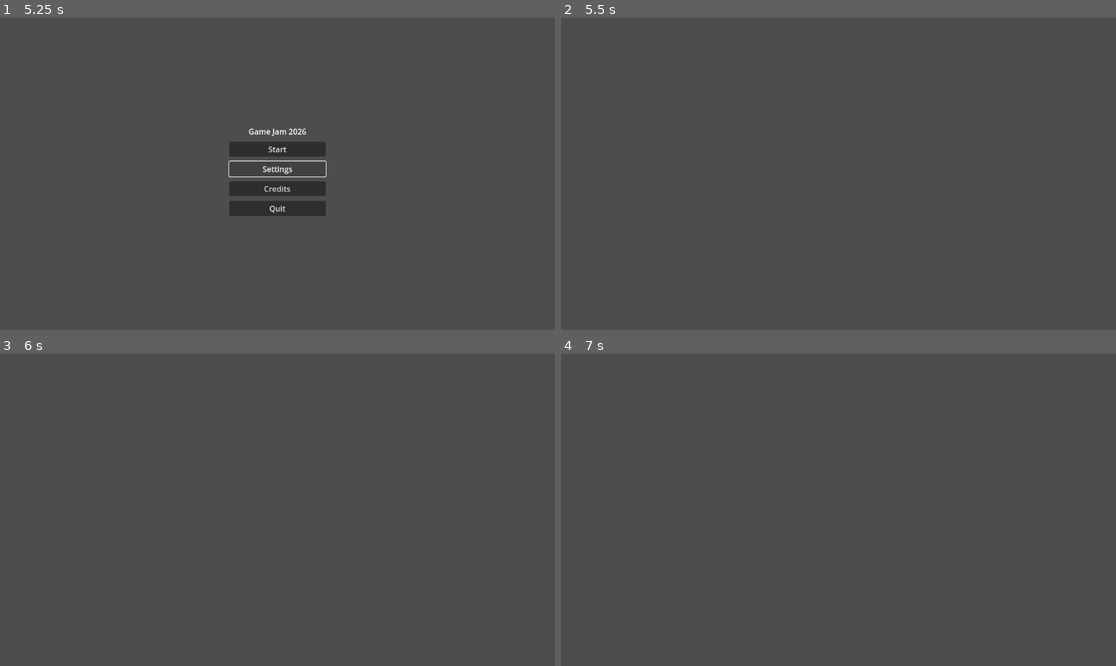
Above: before the commit, frames 1-4 (two rows, left to right).
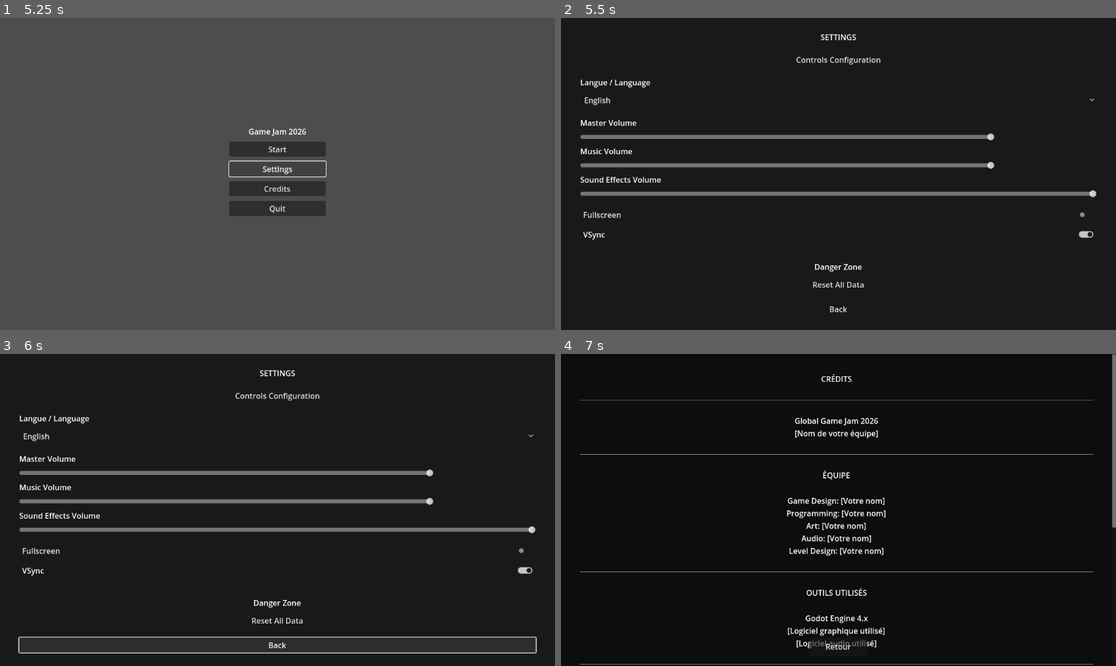
Above: after the commit, the same moments.

Repository: woyoyoyo/GGJ2026
Game: Godot game, scene res://src/scenes/main.tscn
The game is run twice, just before and just after one commit, with the same random seed, the same clock (stepped at 60 frames per second) and the same inputs. This scene is started directly instead of the project's main scene.
Inputs (mouse positions are in pixels of both pictures, inside the frame that each line leads up to):
- Up to frame 1 (5.25 s): tap Enter (ui_accept) at 0.5 s; move the mouse to (399, 158) at 0.52 s; hold D (move_right) 0.53-2.03 s; tap E (action) at 0.6, 2.1, 3.6 s; click (399, 158) at 0.67 s; tap Space (jump) at 0.77, 1.52, 3.02, 3.77 s; move the mouse to (166, 189) at 1.27 s; click (166, 189) at 1.35 s; move the mouse to (333, 105) at 2.02 s; hold A (move_left) 2.03-2.78 s; move the mouse to (249, 236) at 2.77 s; hold D (move_right) 2.78-4.25 s; click (249, 236) at 2.85 s; move the mouse to (444, 220) at 3.52 s; tap Escape (pause) at 4.15 s; click "Menu Principal" at 4.25 s; click "Settings" at 5 s
- Up to frame 2 (5.5 s): no input
- Up to frame 3 (6 s): click (277, 644) at 5.75 s, where only the run after the commit has a clickable "Back"
- Up to frame 4 (7 s): click (838, 525) at 6.5 s, where only the run after the commit has a clickable "Credits"

Frame 1 is identical in both runs. In frame 2, 99% of the frame differs, in the area x 0-100%, y 0-100%; in frame 3, 99%; in frame 4, 99%.
Error before the commit: Parse Error: Class "GameConstants" hides an autoload singleton. (res://src/autoload/game_constants.gd:5)

Commit message:
♻️ Removed hard-coded path + Created 'game_constants.gd'

Diff:
--- a/ggj-2026/src/autoload/game_constants.gd
+++ b/ggj-2026/src/autoload/game_constants.gd
@@ -1,8 +1,6 @@
 extends Node
 ## Centralized constants for the game
 ## Holds all hardcoded values like scene paths, audio bus names, etc.
-
-class_name GameConstants
 
 # Scene paths
 const SCENE_MAIN_MENU: String = "res://src/ui/main_menu.tscn"
@@ -11,16 +9,12 @@
 const SCENE_CREDITS_MENU: String = "res://src/ui/credits_menu.tscn"
 const SCENE_GAME_OVER: String = "res://src/ui/game_over.tscn"
 const SCENE_PAUSE_MENU: String = "res://src/ui/pause_menu.tscn"
-const SCENE_MAIN_GAME: String = "res://scenes/main.tscn"
+const SCENE_MAIN_GAME: String = "res://src/scenes/main.tscn"
 
 # Audio bus names (already hardcoded in your code)
 const AUDIO_BUS_MASTER: String = "Master"
 const AUDIO_BUS_MUSIC: String = "Music"
 const AUDIO_BUS_SFX: String = "SFX"
 
-# Save settings keys
-const SETTING_MASTER_VOLUME: String = "master_volume"
-const SETTING_MUSIC_VOLUME: String = "music_volume"
-const SETTING_SFX_VOLUME: String = "sfx_volume"
-const SETTING_FULLSCREEN: String = "fullscreen"
-const SETTING_VSYNC: String = "vsync"
+# Audio files
+const MUSIC_LOGO: String = "res://assets/music/BranquesInteractive.ogg"
--- a/ggj-2026/src/scripts/camera_2d.gd
+++ b/ggj-2026/src/scripts/camera_2d.gd
@@ -7,9 +7,8 @@
 @export var follow_target: Node2D
 @export var follow_smoothness: float = 5.0
 @export var shake_decay: float = 5.0
-
-var _shake_strength: float = 0.0
-var _shake_fade: float = 5.0
+@export var shake_strength: float = 0.0
+@export var shake_fade: float = 5.0
 
 
 func _process(delta: float) -> void:
@@ -18,14 +17,14 @@
 		global_position = global_position.lerp(follow_target.global_position, follow_smoothness * delta)
 
 	# Camera shake
-	if _shake_strength > 0:
-		_shake_strength = lerpf(_shake_strength, 0, shake_decay * delta)
+	if shake_strength > 0:
+		shake_strength = lerpf(shake_strength, 0, shake_decay * delta)
 		offset = Vector2(
-			randf_range(-_shake_strength, _shake_strength),
-			randf_range(-_shake_strength, _shake_strength)
+			randf_range(-shake_strength, shake_strength),
+			randf_range(-shake_strength, shake_strength)
 		)
 
 
 func shake(strength: float, fade_speed: float = 5.0) -> void:
-	_shake_strength = strength
-	_shake_fade = fade_speed
+	shake_strength = strength
+	shake_fade = fade_speed
--- a/ggj-2026/src/ui/controls_settings.gd
+++ b/ggj-2026/src/ui/controls_settings.gd
@@ -104,4 +104,4 @@
 
 
 func _on_back_pressed() -> void:
-	SceneManager.change_scene("res://ui/settings_menu.tscn")
+	SceneManager.change_scene(GameConstants.SCENE_SETTINGS_MENU)
--- a/ggj-2026/src/ui/credits_menu.gd
+++ b/ggj-2026/src/ui/credits_menu.gd
@@ -4,4 +4,4 @@
 
 
 func _on_back_pressed() -> void:
-	SceneManager.change_scene("res://ui/main_menu.tscn")
+	SceneManager.change_scene(GameConstants.SCENE_MAIN_MENU)
--- a/ggj-2026/src/ui/game_over.gd
+++ b/ggj-2026/src/ui/game_over.gd
@@ -52,7 +52,7 @@
 func _on_main_menu_pressed() -> void:
 	get_tree().paused = false
 	control.hide()
-	SceneManager.change_scene("res://ui/main_menu.tscn")
+	SceneManager.change_scene(GameConstants.SCENE_MAIN_MENU)
 
 
 func _on_quit_pressed() -> void:
--- a/ggj-2026/src/ui/main_menu.gd
+++ b/ggj-2026/src/ui/main_menu.gd
@@ -4,7 +4,7 @@
 
 
 func _ready() -> void:
-	AudioManager.play_music(preload("res://assets/music/BranquesInteractive.ogg"))
+	AudioManager.play_music(preload(GameConstants.MUSIC_LOGO))
 	_update_texts()
 	_initialize_signals()
 
@@ -30,15 +30,15 @@
 
 
 func _on_start_pressed() -> void:
-	SceneManager.change_scene("res://scenes/main.tscn")
+	SceneManager.change_scene(GameConstants.SCENE_MAIN_GAME)
 
 
 func _on_settings_pressed() -> void:
-	SceneManager.change_scene("res://ui/settings_menu.tscn")
+	SceneManager.change_scene(GameConstants.SCENE_SETTINGS_MENU)
 
 
 func _on_credits_pressed() -> void:
-	SceneManager.change_scene("res://ui/credits_menu.tscn")
+	SceneManager.change_scene(GameConstants.SCENE_CREDITS_MENU)
 
 
 func _on_quit_pressed() -> void:
--- a/ggj-2026/src/ui/pause_menu.gd
+++ b/ggj-2026/src/ui/pause_menu.gd
@@ -28,4 +28,4 @@
 
 func _on_main_menu_pressed() -> void:
 	get_tree().paused = false
-	SceneManager.change_scene("res://src/ui/main_menu.tscn")
+	SceneManager.change_scene(GameConstants.SCENE_MAIN_MENU)
Not shown, changed: ggj-2026/.github/copilot-instructions.md
Not shown, changed: ggj-2026/CLAUDE.md
Not shown, changed: ggj-2026/README.md
